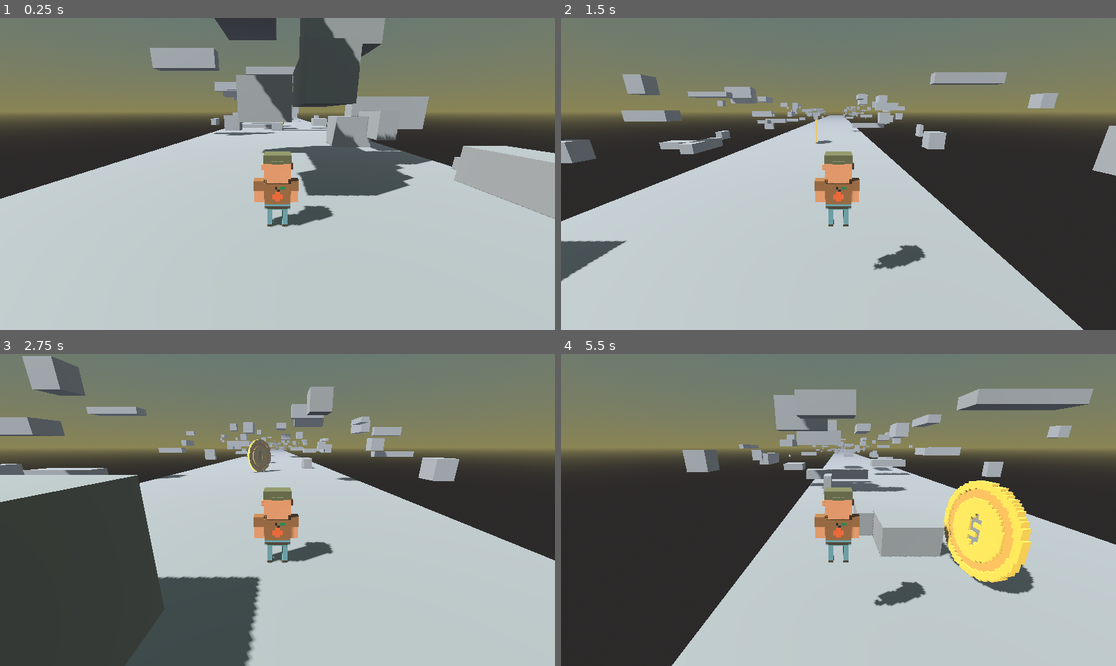
Above: before the commit, frames 1-4 (two rows, left to right).
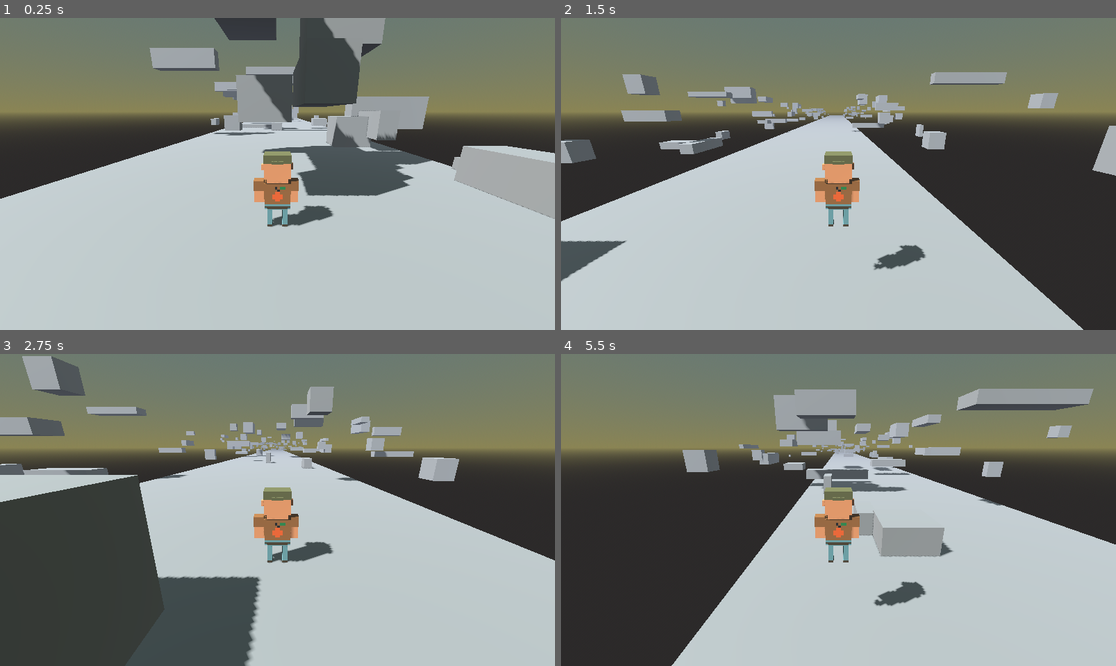
Above: after the commit, the same moments.

Repository: g-h-o-s-t-studio/across-the-roads
Game: Godot game, scene res://Scenes/Main.tscn
The game is run twice, just before and just after one commit, with the same random seed, the same clock (stepped at 60 frames per second) and the same inputs. Before the commit the project starts from res://Levels/Main.tscn.
Inputs:
- Up to frame 1 (0.25 s): no input
- Up to frame 2 (1.5 s): tap Enter (ui_accept) at 0.5, 0.77 s; hold Right (ui_right) 0.53-1.28 s; hold Left (ui_left) from 1.28 s (still down)
- Up to frame 3 (2.75 s): tap Enter (ui_accept) at 1.52 s; release Left (ui_left) at 2.03 s; hold Right (ui_right) from 2.03 s (still down)
- Up to frame 4 (5.5 s): tap Enter (ui_accept) at 3.02, 3.77, 4.52 s; release Right (ui_right) at 3.53 s; hold Left (ui_left) from 3.53 s (still down)

The runs differ from the first frame. In frame 1, less than 0.1% of the frame differs, in the area x 50-53%, y 33-35%; in frame 2, less than 0.1%; in frame 3, 0.3%; in frame 4, 4.5%, in the area x 68-86%, y 40-78%.

Commit message:
Add score

Diff:
--- a/Models/Items/Coin/Coin.tscn
+++ b/Models/Items/Coin/Coin.tscn
@@ -4,7 +4,7 @@
 [ext_resource type="Script" path="res://Scripts/Items/Coin.gd" id="1_lttv8"]
 
 [sub_resource type="BoxShape3D" id="BoxShape3D_kixds"]
-size = Vector3(4, 4, 0.3)
+size = Vector3(1.2, 1.2, 0.1)
 
 [sub_resource type="Animation" id="Animation_1ira3"]
 resource_name = "Idle"
@@ -31,15 +31,15 @@
 }
 
 [node name="Coin" type="AnimatableBody3D"]
-transform = Transform3D(-4.37114e-08, 0, -1, 0, 1, 0, 1, 0, -4.37114e-08, 0, 0.2, 0)
+transform = Transform3D(-4.37114e-08, 0, -1, 0, 1, 0, 1, 0, -4.37114e-08, 0, 0, 0)
 script = ExtResource("1_lttv8")
 
 [node name="CollisionShape3D" type="CollisionShape3D" parent="."]
-transform = Transform3D(1, 0, 0, 0, 1, 0, 0, 0, 1, 0, 2, 0)
+transform = Transform3D(1, 0, 0, 0, 1, 0, 0, 0, 1, 0, 0.6, 0)
 shape = SubResource("BoxShape3D_kixds")
 
 [node name="GoldenCoin" type="MeshInstance3D" parent="."]
-transform = Transform3D(1, 0, 0, 0, 1, 0, 0, 0, 1, 0, 0, 0.25)
+transform = Transform3D(0.3, 0, 0, 0, 0.3, 0, 0, 0, 0.3, 6.72703e-10, 0, 0.0753897)
 mesh = ExtResource("1_3nl8x")
 
 [node name="AnimationPlayer" type="AnimationPlayer" parent="."]
--- a/Levels/Main.tscn
+++ b/Scenes/Main.tscn
@@ -1,8 +1,8 @@
 [gd_scene load_steps=8 format=3 uid="uid://cec7tspm3fdrq"]
 
-[ext_resource type="PackedScene" uid="uid://dh1bb3th24xv" path="res://Models/Characters/Default/Player.tscn" id="1_nf7dx"]
-[ext_resource type="Script" path="res://Scripts/GameController.gd" id="1_udkti"]
-[ext_resource type="PackedScene" uid="uid://bdvl53otkiq7d" path="res://Models/Items/Coin/Coin.tscn" id="3_b1njp"]
+[ext_resource type="Script" path="res://Scripts/GameController.gd" id="1_u6rdq"]
+[ext_resource type="PackedScene" uid="uid://dh1bb3th24xv" path="res://Models/Characters/Default/Player.tscn" id="2_lg75g"]
+[ext_resource type="PackedScene" uid="uid://bq5f18ia6u7ff" path="res://Scenes/UserInterface/GameUI.tscn" id="3_cacb5"]
 
 [sub_resource type="BoxShape3D" id="BoxShape3D_bd5u8"]
 size = Vector3(20, 0, 50)
@@ -45,5 +45,6 @@
 [node name="WorldEnvironment" type="WorldEnvironment" parent="."]
 environment = SubResource("Environment_rdvni")
 
-[node name="Coin" parent="." instance=ExtResource("3_b1njp")]
-transform = Transform3D(1, 0, 0, 0, 1, 0, 0, 0, 1, 0, 0, 41.6645)
+[node name="UI" type="CanvasLayer" parent="."]
+
+[node name="GameUI" parent="UI" instance=ExtResource("3_cacb5")]
--- a/Levels/Tiles/Tile.tscn
+++ b/Scenes/Tiles/Tile.tscn
@@ -8,18 +8,17 @@
 [sub_resource type="BoxShape3D" id="BoxShape3D_vrngd"]
 size = Vector3(20, 2, 50)
 
-[node name="Tile" type="Node3D"]
+[node name="Tile" type="StaticBody3D"]
 script = ExtResource("1_m808o")
 
-[node name="Tile" type="StaticBody3D" parent="."]
+[node name="RayCast" type="RayCast3D" parent="."]
+target_position = Vector3(-60, 0, 0)
+
+[node name="Mesh" type="MeshInstance3D" parent="."]
 transform = Transform3D(1, 0, 0, 0, 1, 0, 0, 0, 1, 0, -1, 0)
-
-[node name="Mesh" type="MeshInstance3D" parent="Tile"]
 mesh = SubResource("BoxMesh_0rdeq")
 skeleton = NodePath("")
 
-[node name="Collision" type="CollisionShape3D" parent="Tile"]
+[node name="Collision" type="CollisionShape3D" parent="."]
+transform = Transform3D(1, 0, 0, 0, 1, 0, 0, 0, 1, 0, -1, 0)
 shape = SubResource("BoxShape3D_vrngd")
-
-[node name="RayCast" type="RayCast3D" parent="."]
-target_position = Vector3(-60, 0, 0)
--- /dev/null
+++ b/Scenes/UserInterface/GameUI.tscn
@@ -0,0 +1,17 @@
+[gd_scene load_steps=2 format=3 uid="uid://bq5f18ia6u7ff"]
+
+[ext_resource type="Script" path="res://Scripts/GameUI.gd" id="1_gv6ra"]
+
+[node name="GameUI" type="Control"]
+layout_mode = 3
+anchors_preset = 15
+anchor_right = 1.0
+anchor_bottom = 1.0
+grow_horizontal = 2
+grow_vertical = 2
+script = ExtResource("1_gv6ra")
+
+[node name="Score" type="Label" parent="."]
+layout_mode = 0
+offset_right = 40.0
+offset_bottom = 23.0
--- a/Scripts/GameController.gd
+++ b/Scripts/GameController.gd
@@ -3,8 +3,9 @@
 const KILL_ZONE: int = -50
 const MAP_SIZE: int = 8
 const TILE_SIZE: float = 50
-const TILE_SCENE: PackedScene = preload("res://Levels/Tiles/Tile.tscn")
+const TILE_SCENE: PackedScene = preload("res://Scenes/Tiles/Tile.tscn")
 
+@onready var player = $Player
 var number_tiles: int = 0
 var tiles: Array[Node3D] = []
 
@@ -15,12 +16,12 @@
 
 
 func _process(_delta: float) -> void:
-		if $Player.position.z >= tiles[0].position.z + TILE_SIZE:
-			despawn_tile()
-			spawn_tile()
+	if player.position.z >= tiles[0].position.z + TILE_SIZE:
+		despawn_tile()
+		spawn_tile()
 
-		if $Player.position.y <= KILL_ZONE:
-			get_tree().reload_current_scene()
+	if player.position.y <= KILL_ZONE:
+		get_tree().reload_current_scene()
 
 
 func spawn_tile() -> void:
--- /dev/null
+++ b/Scripts/GameUI.gd
@@ -0,0 +1,7 @@
+extends Control
+
+@onready var score = $Score
+
+# КАк игрока засунуть сюды
+func _process(delta):
+	score.text
--- a/Scripts/Player.gd
+++ b/Scripts/Player.gd
@@ -1,9 +1,15 @@
-extends CharacterBody3D
+class_name Player extends CharacterBody3D
 
 const JUMP_VELOCITY: float = 7.0
 
+var coins: int = 0
+var score: int
 var player_speed: float = 7.0
 var gravity: float = ProjectSettings.get_setting("physics/3d/default_gravity")
+
+
+func get_current_score() -> int:
+	return int(global_transform.origin.distance_to(Vector3.ZERO))
 
 
 func _physics_process(delta: float) -> void:
--- a/Scripts/Tile.gd
+++ b/Scripts/Tile.gd
@@ -1,4 +1,4 @@
-extends Node3D
+extends StaticBody3D
 
 const OBSTACLES: Array[PackedScene] = [
 	preload("res://Models/Obstacles/Cube.tscn"),
@@ -15,7 +15,7 @@
 
 
 func _ready() -> void:
-	var mesh_inst: MeshInstance3D = $Tile/Mesh
+	var mesh_inst: MeshInstance3D = $Mesh
 	var mesh: BoxMesh = mesh_inst.mesh
 	half_x = mesh.size.x / 2
 	half_z = mesh.size.z / 2
--- a/project.godot
+++ b/project.godot
@@ -11,7 +11,7 @@
 [application]
 
 config/name="Across-the-roads"
-run/main_scene="res://Levels/Main.tscn"
+run/main_scene="res://Scenes/Main.tscn"
 config/features=PackedStringArray("4.2", "Mobile")
 run/max_fps=60
 config/icon="res://icon.svg"
Not shown: 1 places in Scenes/Main.tscn that only renumber resources
